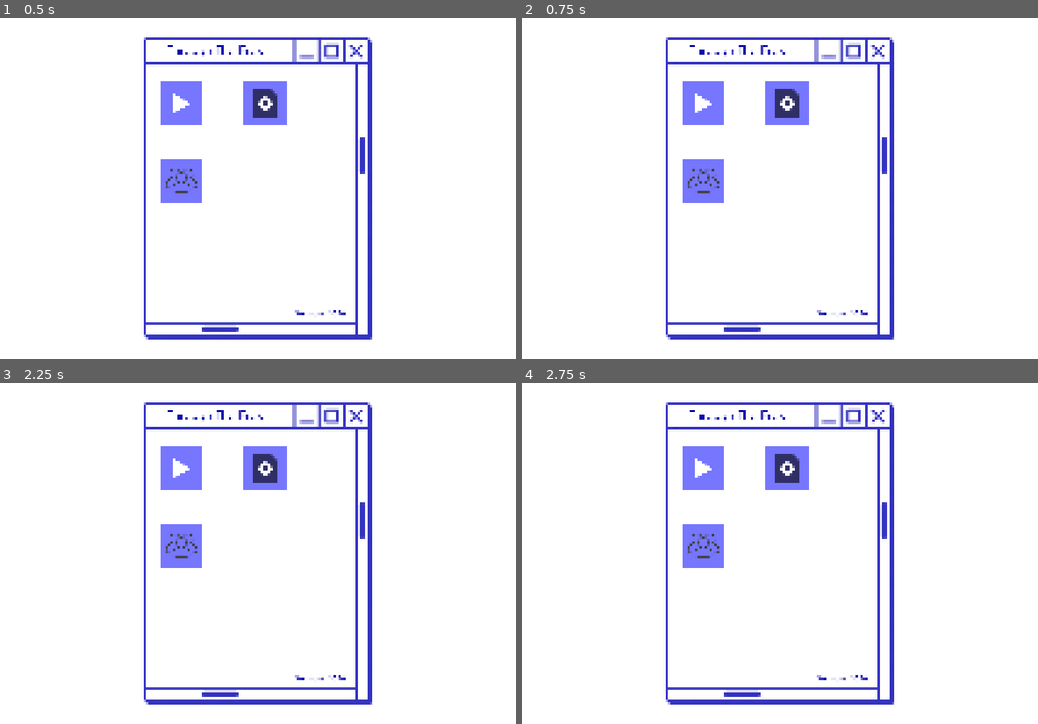
Above: before the commit, frames 1-4 (two rows, left to right).
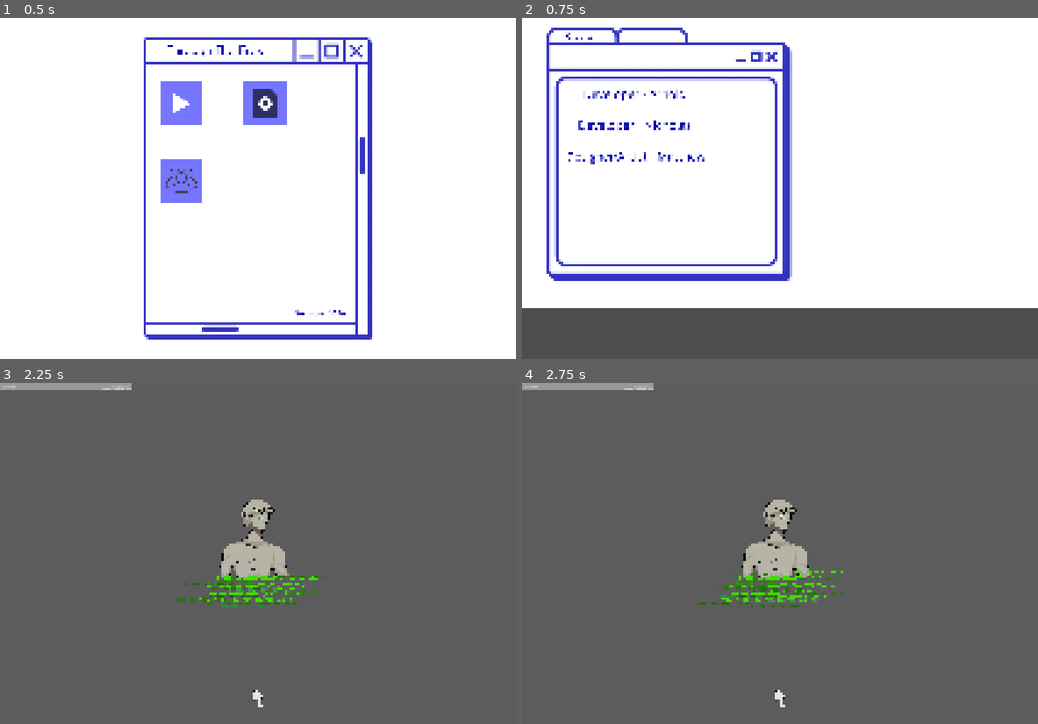
Above: after the commit, the same moments.

Repository: HaroldHuynh/2026GameJam
Game: Godot game, scene res://main menu/main menu.tscn
Same seed, same stepped clock (60 frames per second), same inputs: the game is played once before the commit and once after it. This scene is started directly instead of the project's main scene.
Inputs (mouse positions are in pixels of both pictures, inside the frame that each line leads up to):
- Up to frame 1 (0.5 s): no input
- Up to frame 2 (0.75 s): click (702, 181) at 0.52 s
- Up to frame 3 (2.25 s): click (252, 423) at 1.27 s; click (180, 468) at 2.02 s
- Up to frame 4 (2.75 s): no input

Frame 1 is identical in both runs. In frame 2, 27% of the frame differs, in the area x 0-100%, y 2-100%; in frame 3, 100%, in the area x 0-100%, y 0-100%; in frame 4, 100%.

Commit message:
added scripts to main menu and credits

Diff:
--- /dev/null
+++ b/main menu/credits.gd
@@ -0,0 +1,18 @@
+extends TextureRect
+
+
+# Called when the node enters the scene tree for the first time.
+func _ready() -> void:
+	pass # Replace with function body.
+
+
+# Called every frame. 'delta' is the elapsed time since the previous frame.
+func _process(delta: float) -> void:
+	pass
+
+const MAIN_MENU = "res://main menu//main menu.tscn"
+
+# Connect from your invisible StartButton node's pressed() signal
+func _on_main_menu_pressed() -> void:
+	print("Menu button was clicked!")
+	get_tree().change_scene_to_file(MAIN_MENU)
--- a/main menu/credits.tscn
+++ b/main menu/credits.tscn
@@ -1,6 +1,11 @@
 [gd_scene format=3 uid="uid://bppjray3axgk"]
 
 [ext_resource type="Texture2D" uid="uid://htgipj4ef0ko" path="res://assets/texture/X (2).png" id="1_vldhd"]
+[ext_resource type="Script" uid="uid://brnlp3inudcsv" path="res://main menu/credits.gd" id="2_r15k3"]
+
+[sub_resource type="StyleBoxEmpty" id="StyleBoxEmpty_kl3tn"]
+
+[sub_resource type="StyleBoxEmpty" id="StyleBoxEmpty_6ft5c"]
 
 [node name="CanvasLayer" type="CanvasLayer" unique_id=644358866]
 
@@ -8,8 +13,26 @@
 anchors_preset = 15
 anchor_right = 1.0
 anchor_bottom = 1.0
+offset_left = 2.0
+offset_top = 1.0
+offset_right = 2.0
+offset_bottom = -294.0
 grow_horizontal = 2
 grow_vertical = 2
 texture = ExtResource("1_vldhd")
 expand_mode = 1
 stretch_mode = 5
+script = ExtResource("2_r15k3")
+
+[node name="Main Menu" type="Button" parent="TextureRect" unique_id=913943092]
+layout_mode = 0
+offset_left = 1429.0
+offset_top = 200.0
+offset_right = 1503.0
+offset_bottom = 264.0
+theme_override_styles/normal = SubResource("StyleBoxEmpty_kl3tn")
+theme_override_styles/pressed = SubResource("StyleBoxEmpty_6ft5c")
+toggle_mode = true
+button_pressed = true
+
+[connection signal="pressed" from="TextureRect/Main Menu" to="TextureRect" method="_on_main_menu_pressed"]
--- a/main menu/main menu.tscn
+++ b/main menu/main menu.tscn
@@ -1,6 +1,19 @@
 [gd_scene format=3 uid="uid://cva3o3wej5wf0"]
 
 [ext_resource type="Texture2D" uid="uid://ckhm1v201oogx" path="res://assets/texture/X.png" id="1_l7p8x"]
+[ext_resource type="Script" uid="uid://dcbg78j5e241c" path="res://main menu/texture_rect.gd" id="2_1pj26"]
+
+[sub_resource type="StyleBoxEmpty" id="StyleBoxEmpty_611wi"]
+
+[sub_resource type="StyleBoxEmpty" id="StyleBoxEmpty_r8dnh"]
+
+[sub_resource type="StyleBoxEmpty" id="StyleBoxEmpty_kl3tn"]
+
+[sub_resource type="StyleBoxEmpty" id="StyleBoxEmpty_6ft5c"]
+
+[sub_resource type="StyleBoxEmpty" id="StyleBoxEmpty_yejht"]
+
+[sub_resource type="StyleBoxEmpty" id="StyleBoxEmpty_r7dq4"]
 
 [node name="CanvasLayer" type="CanvasLayer" unique_id=1745393780]
 
@@ -13,3 +26,41 @@
 texture = ExtResource("1_l7p8x")
 expand_mode = 1
 stretch_mode = 6
+script = ExtResource("2_1pj26")
+
+[node name="Play" type="Button" parent="TextureRect" unique_id=1553367023]
+layout_mode = 0
+offset_left = 942.0
+offset_top = 376.0
+offset_right = 1192.0
+offset_bottom = 623.0
+theme_override_styles/normal = SubResource("StyleBoxEmpty_611wi")
+theme_override_styles/pressed = SubResource("StyleBoxEmpty_r8dnh")
+toggle_mode = true
+button_pressed = true
+
+[node name="Credits" type="Button" parent="TextureRect" unique_id=642400631]
+layout_mode = 0
+offset_left = 939.0
+offset_top = 825.0
+offset_right = 1189.0
+offset_bottom = 1082.0
+theme_override_styles/normal = SubResource("StyleBoxEmpty_kl3tn")
+theme_override_styles/pressed = SubResource("StyleBoxEmpty_6ft5c")
+toggle_mode = true
+button_pressed = true
+
+[node name="Quit" type="Button" parent="TextureRect" unique_id=1908533598]
+layout_mode = 0
+offset_left = 2025.0
+offset_top = 144.0
+offset_right = 2147.0
+offset_bottom = 242.0
+theme_override_styles/normal = SubResource("StyleBoxEmpty_yejht")
+theme_override_styles/pressed = SubResource("StyleBoxEmpty_r7dq4")
+toggle_mode = true
+button_pressed = true
+
+[connection signal="pressed" from="TextureRect/Play" to="TextureRect" method="_on_start_button_pressed"]
+[connection signal="pressed" from="TextureRect/Credits" to="TextureRect" method="_on_credits_button_pressed"]
+[connection signal="pressed" from="TextureRect/Quit" to="TextureRect" method="_on_quit_pressed"]
--- /dev/null
+++ b/main menu/texture_rect.gd
@@ -0,0 +1,27 @@
+extends TextureRect
+
+# Called when the node enters the scene tree for the first time.
+func _ready() -> void:
+	pass # Replace with function body.
+
+
+# Called every frame. 'delta' is the elapsed time since the previous frame.
+func _process(delta: float) -> void:
+	pass
+
+const GAME_SCENE = "res://levels//level_1.tscn"
+const CREDITS_SCENE = "res://main menu//credits.tscn"
+
+# Connect from your invisible StartButton node's pressed() signal
+func _on_start_button_pressed() -> void:
+	print("Start button was clicked!")
+	get_tree().change_scene_to_file(GAME_SCENE)
+
+# Connect from your invisible SettingsButton node's pressed() signal
+func _on_credits_button_pressed() -> void:
+	print("Credits button was pressed!")
+	get_tree().change_scene_to_file(CREDITS_SCENE)
+
+
+func _on_quit_pressed() -> void:
+	get_tree().quit()
Not shown, added: main menu/credits.gd.uid
Not shown, added: main menu/texture_rect.gd.uid
